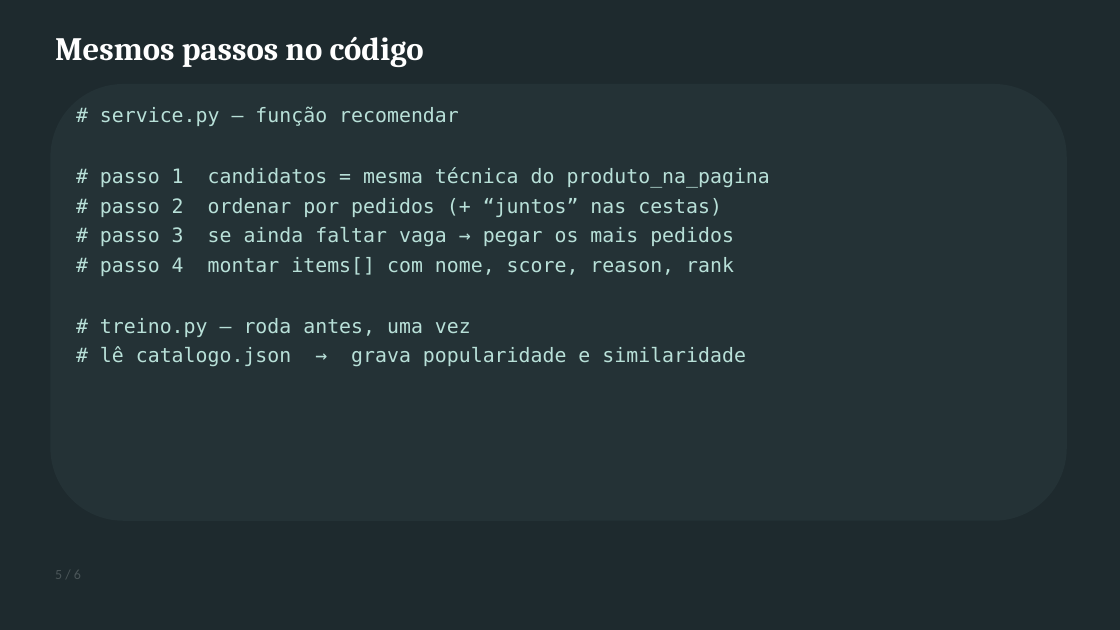
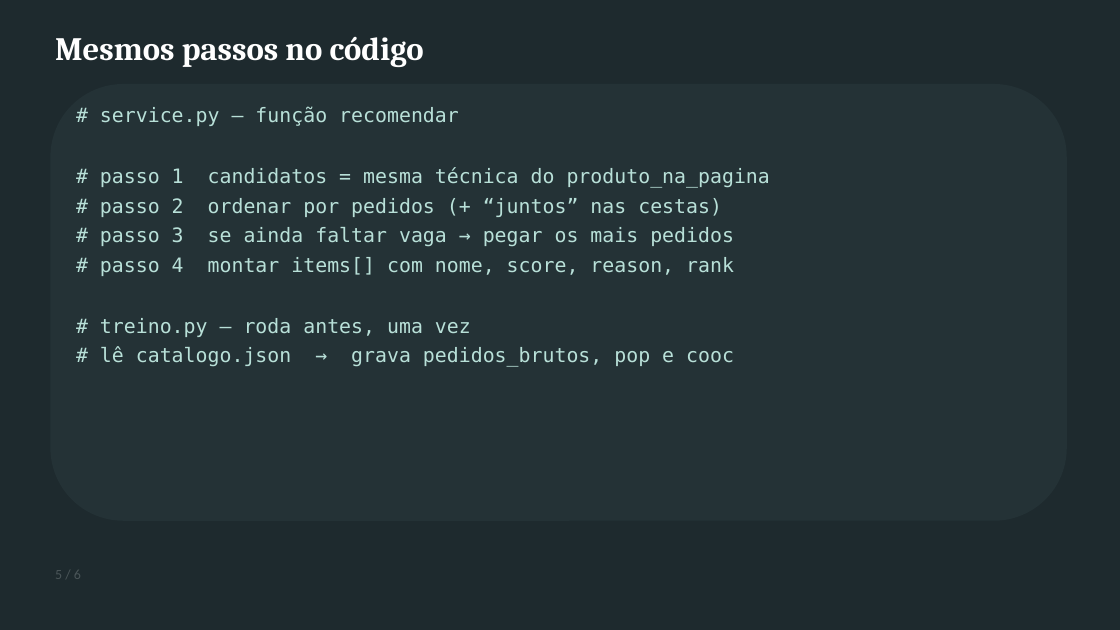
Before and after one commit to lgallindo/recomendador-bentoml, a slide deck: slide 5 of slides/recomendador-bentoml.pptx. Drawn at 1120x630 pixels with LibreOffice and Linux fonts; fonts in the diff are those of the drawing. Boxes give left, top, right and bottom in pixels: in the first picture for what was removed or moved away, otherwise in the second. Text is boxed around its words. In the diff, an @@ line names an element or a change of style, - is before the commit and + after.

```diff
--- a/slides/recomendador-bentoml.pptx
+++ b/slides/recomendador-bentoml.pptx
@@ text at [100, 346, 734, 367]: text changed @@
-# lê catalogo.json → grava popularidade e similaridade
+# lê catalogo.json → grava pedidos_brutos, pop e cooc
```
Also in this commit, not shown: 1 other slide changed, 6 other files.
